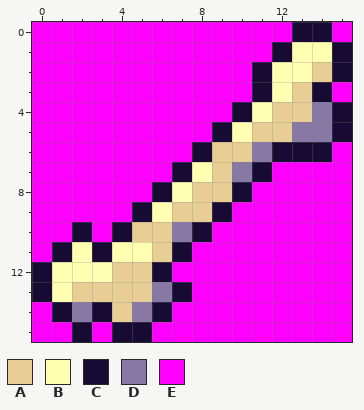
File history of a pixel-art sprite, Images/Items/bone.png. That is the earlier state.
The file is 16x16 pixels.
Palette (. is transparent): A #e8ce94  B #ffffb2  C #170a33  D #8778a5  E #ff00ff
Pixels before, first column x 0:
 0 EEEEEEEEEEEEECCE
 1 EEEEEEEEEEEECBBC
 2 EEEEEEEEEEECBBAC
 3 EEEEEEEEEEECBACE
 4 EEEEEEEEEECBAADC
 5 EEEEEEEEECBAADDC
 6 EEEEEEEECAADCCCE
 7 EEEEEEECBADCEEEE
 8 EEEEEECBAACEEEEE
 9 EEEEECBAACEEEEEE
10 EECECAADCEEEEEEE
11 ECBCBBACEEEEEEEE
12 CBBBAACEEEEEEEEE
13 CBAAAADCEEEEEEEE
14 ECDCADCEEEEEEEEE
15 EECECCEEEEEEEEEE
Once edited:
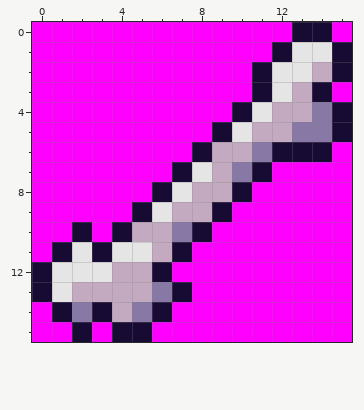
From old to new:
colour A: #e8ce94 -> #c4aac0
colour B: #ffffb2 -> #e5e5e5
